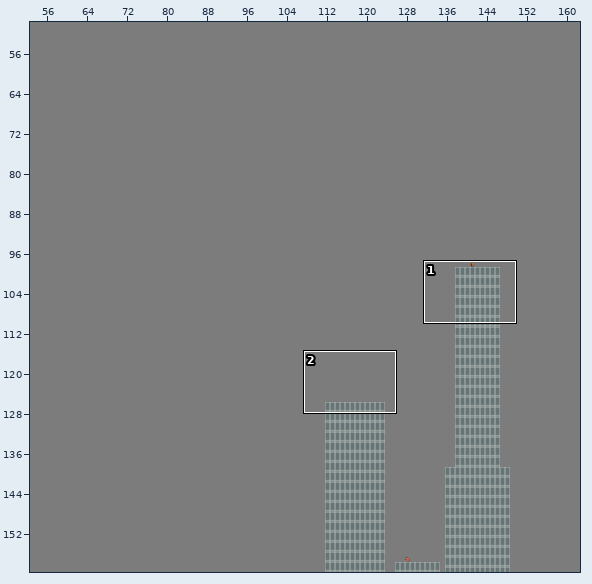
Two versions of a level (Tiled map (JSON), City.tmj). Above, an overview of the earlier version with the close-up marked.
Close-up. First the earlier version:
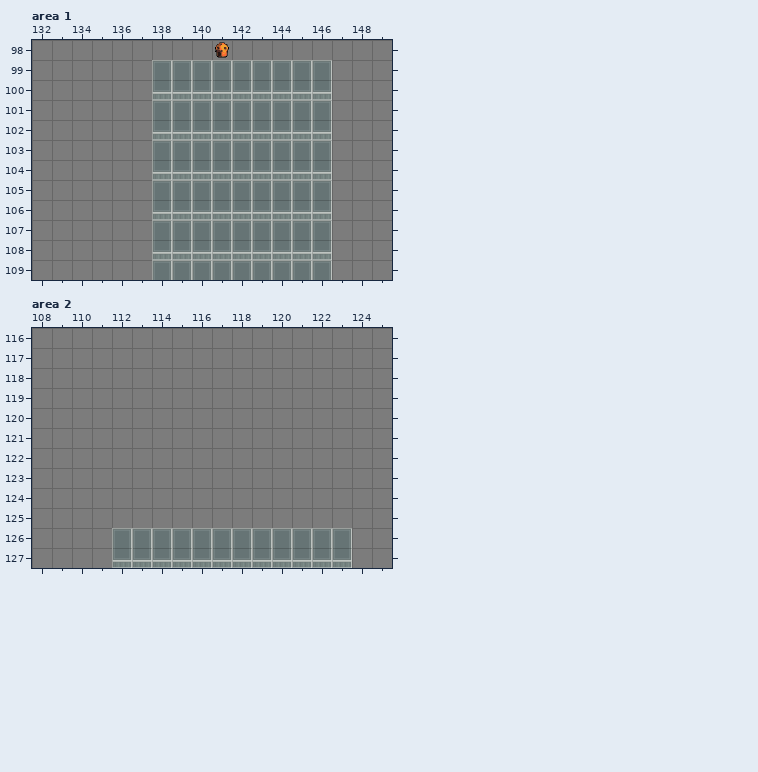
Cells are 32x32 px. Shown: area 1 x 132..149, y 98..109; area 2 x 108..125, y 116..127. The commit also changed other parts of the map, which this record leaves out. Tiles whose own drawing changed are shown in their newer look in all pictures.
Once edited:
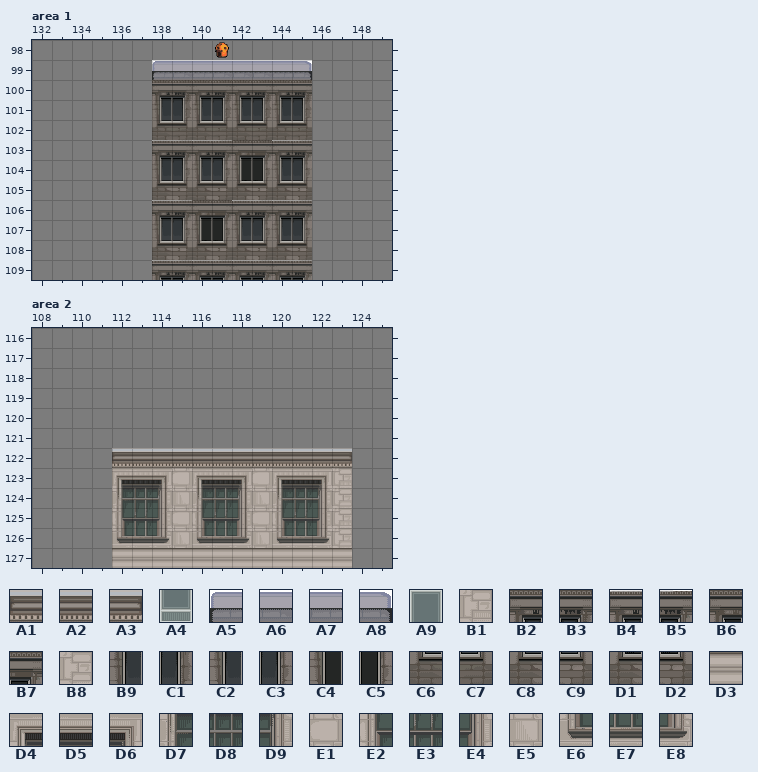
Key: from "CityTilesMain2": A1 8, A2 9, A3 15, A4 233, A5 240, A6 241, A7 242, A8 245, A9 248, B1 287, B2 288, B3 289, B4 290, B5 291, B6 292, B7 293, B8 303, B9 304, C1 305, C2 306, C3 307, C4 308, C5 309, C6 320, C7 321, C8 322, C9 323, D1 324, D2 325, D3 377, D4 378, D5 379, D6 380, D7 394, D8 395, D9 396, E1 409, E2 410, E3 411, E4 412, E5 425, E6 426, E7 427, E8 428.
__ is an empty cell, .. an unchanged one.
Difference:
--- layer "City Main", area 1
@@ x 138..146 @@
- 99 A9 A9 A9 A9 A9 A9 A9 A9 A9
-100 A4 A4 A4 A4 A4 A4 A4 A4 A4
-101 A9 A9 A9 A9 A9 A9 A9 A9 A9
-102 A4 A4 A4 A4 A4 A4 A4 A4 A4
-103 A9 A9 A9 A9 A9 A9 A9 A9 A9
-104 A4 A4 A4 A4 A4 A4 A4 A4 A4
-105 A9 A9 A9 A9 A9 A9 A9 A9 A9
-106 A4 A4 A4 A4 A4 A4 A4 A4 A4
-107 A9 A9 A9 A9 A9 A9 A9 A9 A9
-108 A4 A4 A4 A4 A4 A4 A4 A4 A4
-109 A9 A9 A9 A9 A9 A9 A9 A9 A9
+ 99 A5 A6 A7 A6 A6 A6 A7 A8 __
+100 B2 B3 B2 B3 B2 B3 B2 B3 __
+101 B9 C1 B9 C1 B9 C1 B9 C1 __
+102 C6 C7 C6 C7 C6 C7 C6 C7 __
+103 B4 B5 B4 B5 B6 B7 B4 B5 __
+104 C2 C3 C2 C3 C4 C5 C2 C3 __
+105 C8 C9 C8 C9 D1 D2 C8 C9 __
+106 B4 B5 B6 B7 B4 B5 B4 B5 __
+107 C2 C3 C4 C5 C2 C3 C2 C3 __
+108 C8 C9 D1 D2 C8 C9 C8 C9 __
+109 B4 B5 B4 B5 B4 B5 B4 B5 __
--- layer "City Main", area 2
@@ x 112..123 @@
-122 __ __ __ __ __ __ __ __ __ __ __ __
-123 __ __ __ __ __ __ __ __ __ __ __ __
-124 __ __ __ __ __ __ __ __ __ __ __ __
-125 __ __ __ __ __ __ __ __ __ __ __ __
-126 A9 A9 A9 A9 A9 A9 A9 A9 A9 A9 A9 A9
-127 A4 A4 A4 A4 A4 A4 A4 A4 A4 A4 A4 A4
+122 A1 A2 A2 A2 A2 A2 A2 A2 A2 A2 A2 A3
+123 D4 D5 D6 E1 D4 D5 D6 E1 D4 D5 D6 B1
+124 D7 D8 D9 E5 D7 D8 D9 E5 D7 D8 D9 B8
+125 E2 E3 E4 E1 E2 E3 E4 E1 E2 E3 E4 B1
+126 E6 E7 E8 E5 E6 E7 E8 E5 E6 E7 E8 B8
+127 D3 D3 D3 D3 D3 D3 D3 D3 D3 D3 D3 D3
Where, in picture pixels (left, top, right, bottom), the same in both close-ups:
changed: (152, 60, 332, 280)
changed: (112, 448, 352, 568)
